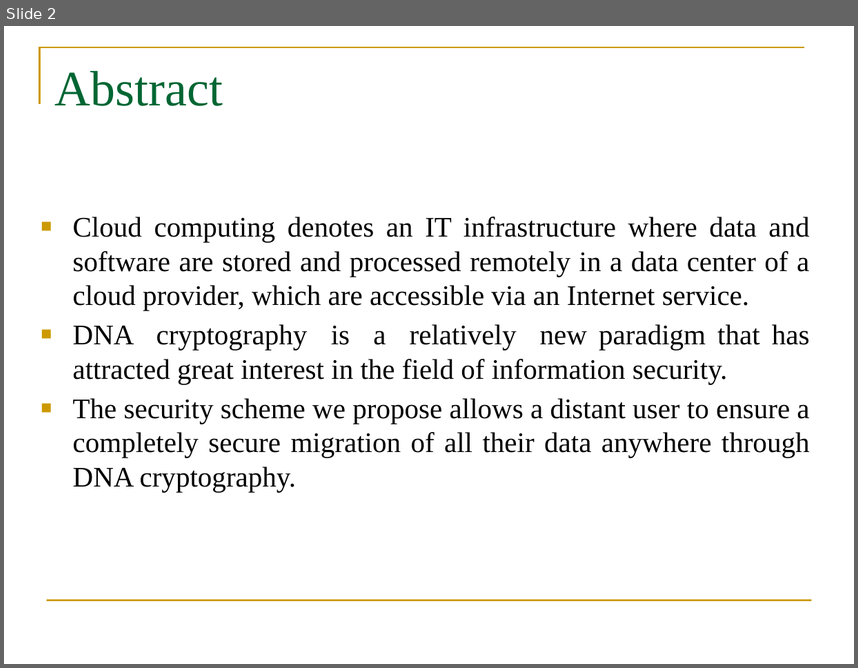
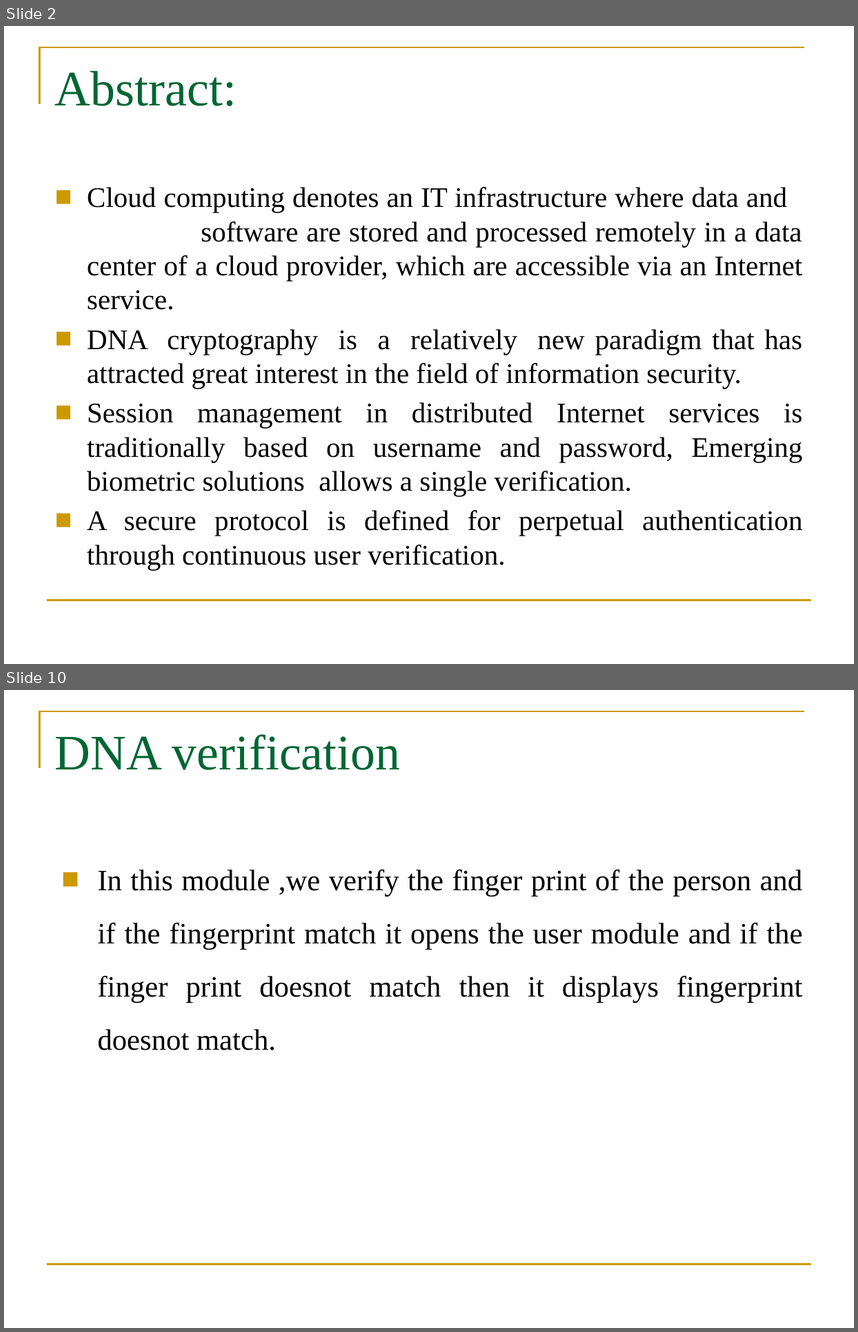
Before and after one commit to Lakshmi544-lab/A5-SRIT-2020, a slide deck: DNA for review0.pptx. Shown one above the other, each under a label of ours: slide 2 before the commit, slides 2 and 10 after it; the slides between them are not shown. The pictures are 858x668 and 858x1332 pixels, drawn with LibreOffice and Linux fonts; fonts in the diff are those of the drawing; background and template pictures are left out. Boxes give left, top, right and bottom in pixels: in the first picture for what was removed or moved away, otherwise in the second. Text is boxed around its words. In the diff, an @@ line names an element or a change of style, - is before the commit and + after.

```diff
--- a/DNA for review0.pptx
+++ b/DNA for review0.pptx
@@ slide 10 added at [4,690,854,1328], background #FFFFFF; not listed: 2 template elements that a slide beside it also shows @@
@@ title added at [55,734,401,770], 42 pt, text #006633 @@
+DNA verification
@@ text added at [98,869,803,1050], 25 pt, text #000000 @@
+■ In this module ,we verify the finger print of the person and if the fingerprint match it opens the user module and if the finger print doesnot match then it displays fingerprint doesnot match.
@@ slide 2 changed as well @@
@@ title at [55,71,237,106]: text changed @@
-Abstract
+Abstract:
@@ text "Cloud computing denotes an IT ...": place and size @@
-text "Cloud computing denotes an IT ..." at [73,216,810,492]
+text "Cloud computing denotes an IT ..." at [87,187,803,570]
@@ text at [87,402,802,570]: text changed @@
-■ The security scheme we propose allows a distant user to ensure a completely secure migration of all their data anywhere through DNA cryptography.
+■ Session management in distributed Internet services is traditionally based on username and password, Emerging biometric solutions allows a single verification.
+■ A secure protocol is defined for perpetual authentication through continuous user verification.
```
Also in this commit, not shown: 3 other slides changed, 9 other slides added, 4 slides removed.
